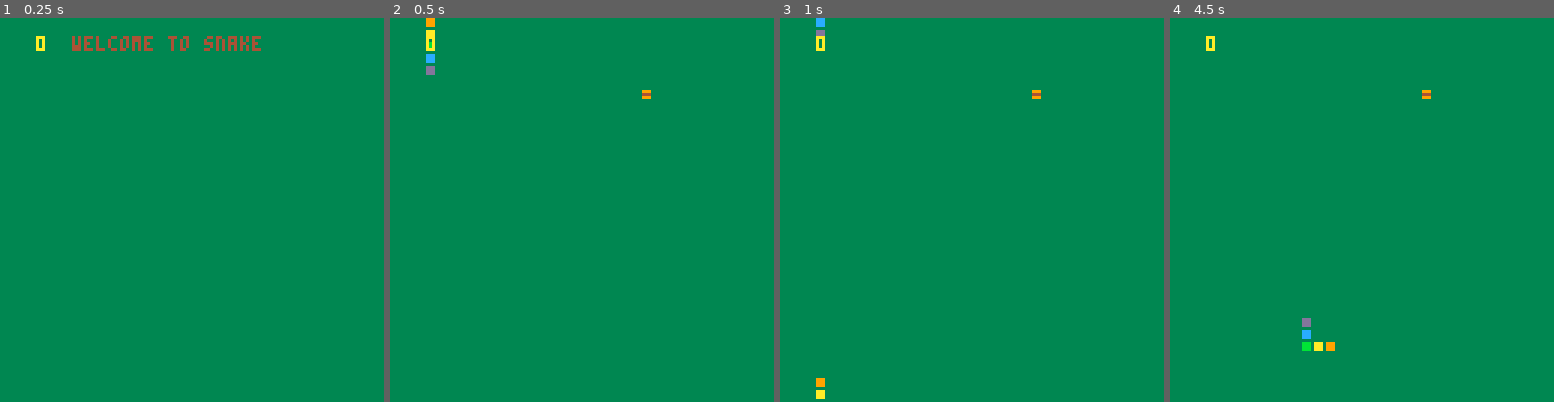
Above: before the commit, frames 1-4 (left to right).
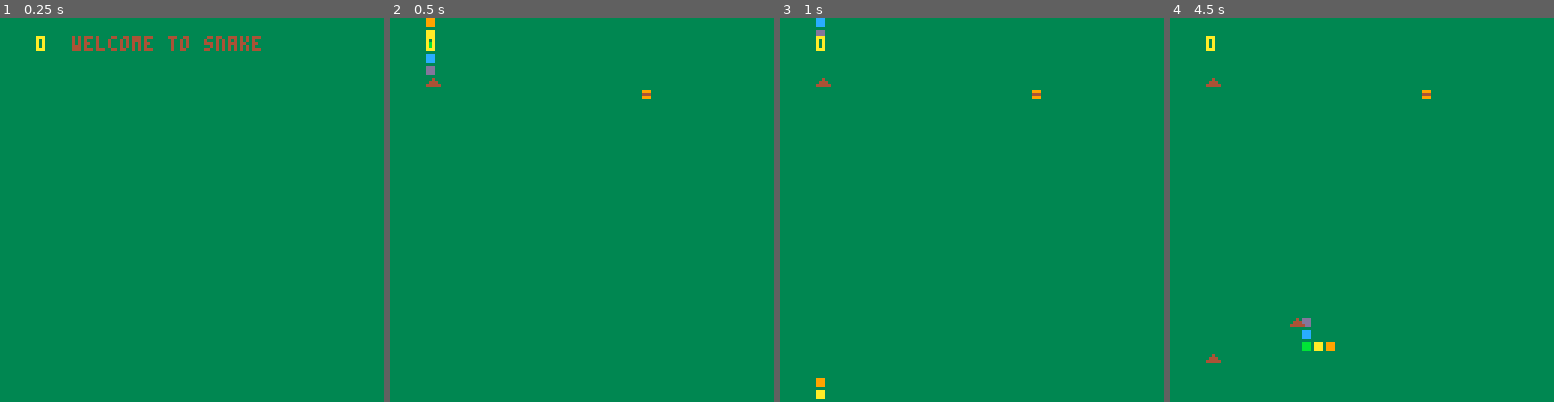
Above: after the commit, the same moments.

Repository: iain8/pico-8-games
Game: PICO-8 cartridge snek_v2.p8
Two runs of this game, one before a commit and one after it. Both use one fixed random seed, a clock stepped at 60 frames per second and the inputs below.
Inputs:
- Up to frame 1 (0.25 s): no input
- Up to frame 2 (0.5 s): tap X (X key) at 0.33 s
- Up to frame 3 (1 s): tap O (Z key) at 0.7 s
- Up to frame 4 (4.5 s): tap X (X key) at 1.07, 1.85, 2.97, 4.08 s; hold Right 1.6-2.1 s; tap O (Z key) every 0.4 s from 1.7 to 4.1 s; hold Up 2.15-2.42 s; hold Right 2.47-3.03 s; hold Left 3.08-3.58 s; hold Down 3.63-3.97 s; hold Right from 4.02 s (still down)

Frame 1 is identical in both runs. In frame 2, less than 0.1% of the frame differs, in the area x 9-14%, y 15-18%; in frame 3, less than 0.1%; in frame 4, 0.2%, in the area x 9-36%, y 15-90%.

Commit message:
added poops

Diff:
--- a/snek_v2.p8
+++ b/snek_v2.p8
@@ -12,6 +12,8 @@
 food_length = 0
 crash = false
 state = 0 -- 0: title, 1: game, 2: game over
+poops = {}
+poop_length = 0
 
 function _init()
   for i = 1, 5 do
@@ -29,6 +31,10 @@
 
     if food_length == 0 then
       add_food()
+    end
+
+    if frame_count % 60 == 0 then
+      add_poop()
     end
 
     if frame_count % 6 == 0 then
@@ -64,6 +70,12 @@
       local x = tasty[1] * unit_size
       local y = tasty[2] * unit_size
       spr(0, x, y)
+    end
+
+    for poop in all(poops) do
+      local x = poop[1] * unit_size
+      local y = poop[2] * unit_size
+      spr(1, x, y)
     end
   end
 
@@ -114,6 +126,15 @@
 
   -- if head occupies body then you've failed!
   if (in_body(body[1], 2)) state = 2
+
+  -- if head occupies poop then you've failed!
+  for poop in all(poops) do
+    if poop[1] == body[1][1] and poop[2] == body[1][2] then
+      state = 2
+
+      return
+    end
+  end
 end
 
 function wrap(segment)
@@ -129,16 +150,7 @@
 end
 
 function add_food()
-  local x = flr(rnd(64) / 2) * 2
-  local y = flr(rnd(64) / 2) * 2
-
-  -- if food inside body then reroll position
-  while (in_body({x, y}, 1)) do
-    x = flr(rnd(64) / 2) * 2
-    y = flr(rnd(64) / 2) * 2
-  end
-
-  add(food, {x, y})
+  add(food, random_position())
 
   food_length += 1
 end
@@ -155,6 +167,27 @@
   end
 end
 
+function add_poop()
+  local tail = body[body_length]
+
+  add(poops, {tail[1], tail[2]})
+
+  poop_length += 1
+end
+
+function random_position()
+  local x = flr(rnd(64) / 2) * 2
+  local y = flr(rnd(64) / 2) * 2
+
+  -- if food inside body then reroll position
+  while (in_body({x, y}, 1)) do
+    x = flr(rnd(64) / 2) * 2
+    y = flr(rnd(64) / 2) * 2
+  end
+
+  return {x, y}
+end
+
 function in_body(position, from)
   for i = from, body_length do
     if body[i][1] == position[1] and body[i][2] == position[2] then
@@ -165,9 +198,9 @@
   return false
 end
 __gfx__
-99900000000000000000000000000000000000000000000000000000000000000000000000000000000000000000000000000000000000000000000000000000
-44400000000000000000000000000000000000000000000000000000000000000000000000000000000000000000000000000000000000000000000000000000
-99900000000000000000000000000000000000000000000000000000000000000000000000000000000000000000000000000000000000000000000000000000
+99900000004000000000000000000000000000000000000000000000000000000000000000000000000000000000000000000000000000000000000000000000
+44400000044400000000000000000000000000000000000000000000000000000000000000000000000000000000000000000000000000000000000000000000
+99900000444440000000000000000000000000000000000000000000000000000000000000000000000000000000000000000000000000000000000000000000
 00000000000000000000000000000000000000000000000000000000000000000000000000000000000000000000000000000000000000000000000000000000
 00000000000000000000000000000000000000000000000000000000000000000000000000000000000000000000000000000000000000000000000000000000
 00000000000000000000000000000000000000000000000000000000000000000000000000000000000000000000000000000000000000000000000000000000
